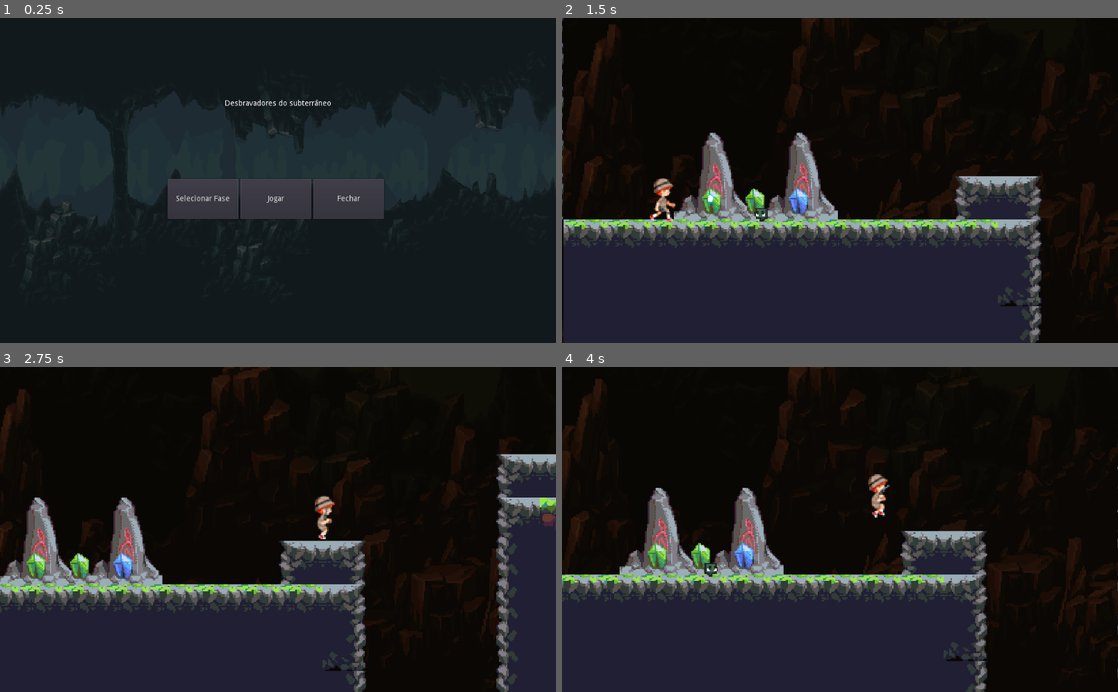
Above: before the commit, frames 1-4 (two rows, left to right).
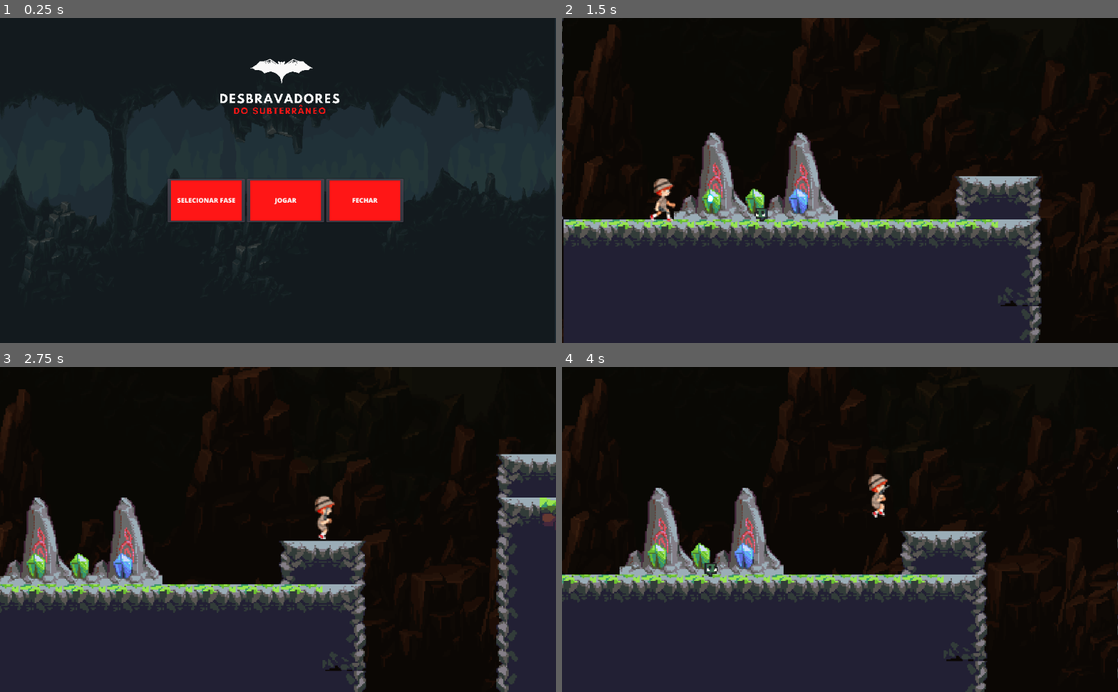
Above: after the commit, the same moments.

Repository: danielson150/game_debravador_mediterraneo
Game: Godot game, scene res://src/Levels/Main/MainScreen.tscn
The game is run twice, just before and just after one commit, with the same random seed, the same clock (stepped at 60 frames per second) and the same inputs.
Inputs (mouse positions are in pixels of both pictures, inside the frame that each line leads up to; where the layout moved, square brackets give the same spot in the first picture):
- Up to frame 1 (0.25 s): no input
- Up to frame 2 (1.5 s): click (845, 200) [840, 200] at 0.5 s; move the mouse to (962, 164) at 1.27 s; hold D (move_right) from 1.28 s (still down); click (962, 164) at 1.35 s
- Up to frame 3 (2.75 s): keep holding D (move_right); tap W (jump) at 1.52, 2.27 s; move the mouse to (166, 545) at 2.02 s; click (166, 545) at 2.1 s
- Up to frame 4 (4 s): move the mouse to (895, 458) at 2.77 s; release D (move_right) at 2.78 s; hold A (move_left) 2.78-3.53 s; click (895, 458) at 2.85 s; move the mouse to (812, 594) at 3.52 s; hold D (move_right) from 3.53 s (still down); click (812, 594) at 3.6 s; tap W (jump) at 3.77 s

The runs differ from the first frame. In frame 1, 6.2% of the frame differs, in the area x 3-100%, y 12-79%; in frame 2, less than 0.1%; in frame 3, less than 0.1%; in frame 4, less than 0.1%.

Commit message:
Alteracao_Menu_Principal

Diff:
--- a/game/project.godot
+++ b/game/project.godot
@@ -100,4 +100,5 @@
 
 [rendering]
 
+quality/driver/driver_name="GLES2"
 environment/default_environment="res://default_env.tres"
--- a/game/src/Levels/Main/MainScreen.tscn
+++ b/game/src/Levels/Main/MainScreen.tscn
@@ -1,12 +1,15 @@
-[gd_scene load_steps=8 format=2]
+[gd_scene load_steps=11 format=2]
 
 [ext_resource path="res://assets/map/background2.png" type="Texture" id=1]
 [ext_resource path="res://assets/map/background3.png" type="Texture" id=2]
 [ext_resource path="res://assets/map/background1.png" type="Texture" id=3]
 [ext_resource path="res://src/UserInterface/SelectSceneButton.tscn" type="PackedScene" id=4]
-[ext_resource path="res://src/UserInterface/GameName.tscn" type="PackedScene" id=5]
+[ext_resource path="res://icon_game.png" type="Texture" id=5]
 [ext_resource path="res://src/UserInterface/QuitButton.tscn" type="PackedScene" id=6]
 [ext_resource path="res://src/UserInterface/PlayButton.tscn" type="PackedScene" id=7]
+[ext_resource path="res://assets/buttons/button_phase.png" type="Texture" id=8]
+[ext_resource path="res://assets/buttons/button_play.png" type="Texture" id=9]
+[ext_resource path="res://assets/buttons/button_close.png" type="Texture" id=10]
 
 [node name="MainScreen" type="Control"]
 anchor_right = 1.0
@@ -36,13 +39,13 @@
 [node name="background3" type="TextureRect" parent="."]
 anchor_right = 1.0
 anchor_bottom = 1.0
+margin_left = -1.92676
+margin_right = -1.92682
 texture = ExtResource( 2 )
 expand = true
 __meta__ = {
 "_edit_use_anchors_": false
 }
-
-[node name="GameName" parent="." instance=ExtResource( 5 )]
 
 [node name="Container" type="HBoxContainer" parent="."]
 anchor_left = 0.5
@@ -57,12 +60,34 @@
 }
 
 [node name="SelectScene" parent="Container" instance=ExtResource( 4 )]
-margin_right = 130.0
+margin_right = 142.0
+margin_bottom = 80.0
+text = ""
+icon = ExtResource( 8 )
 
 [node name="PlayButton" parent="Container" instance=ExtResource( 7 )]
-margin_left = 134.0
-margin_right = 264.0
+margin_left = 146.0
+margin_right = 288.0
+margin_bottom = 80.0
+text = ""
+icon = ExtResource( 9 )
 next_scene_path = "res://src/Levels/Level01/Level01.tscn"
 
 [node name="QuitGameButton" parent="Container" instance=ExtResource( 6 )]
-margin_left = 268.0
+margin_left = 292.0
+margin_right = 434.0
+margin_bottom = 80.0
+text = ""
+icon = ExtResource( 10 )
+
+[node name="icon_game" type="TextureRect" parent="."]
+anchor_left = 0.503
+anchor_right = 0.625
+margin_left = -124.909
+margin_top = 8.04758
+margin_right = 0.16272
+margin_bottom = 258.048
+texture = ExtResource( 5 )
+__meta__ = {
+"_edit_use_anchors_": false
+}
Binary file added: game/assets/buttons/button_close.png
Not shown, added: game/assets/buttons/button_close.png.import
Binary file added: game/assets/buttons/button_phase.png
Not shown, added: game/assets/buttons/button_phase.png.import
Binary file added: game/assets/buttons/button_play.png
Not shown, added: game/assets/buttons/button_play.png.import
Binary file added: game/icon_game.png
Not shown, added: game/icon_game.png.import
